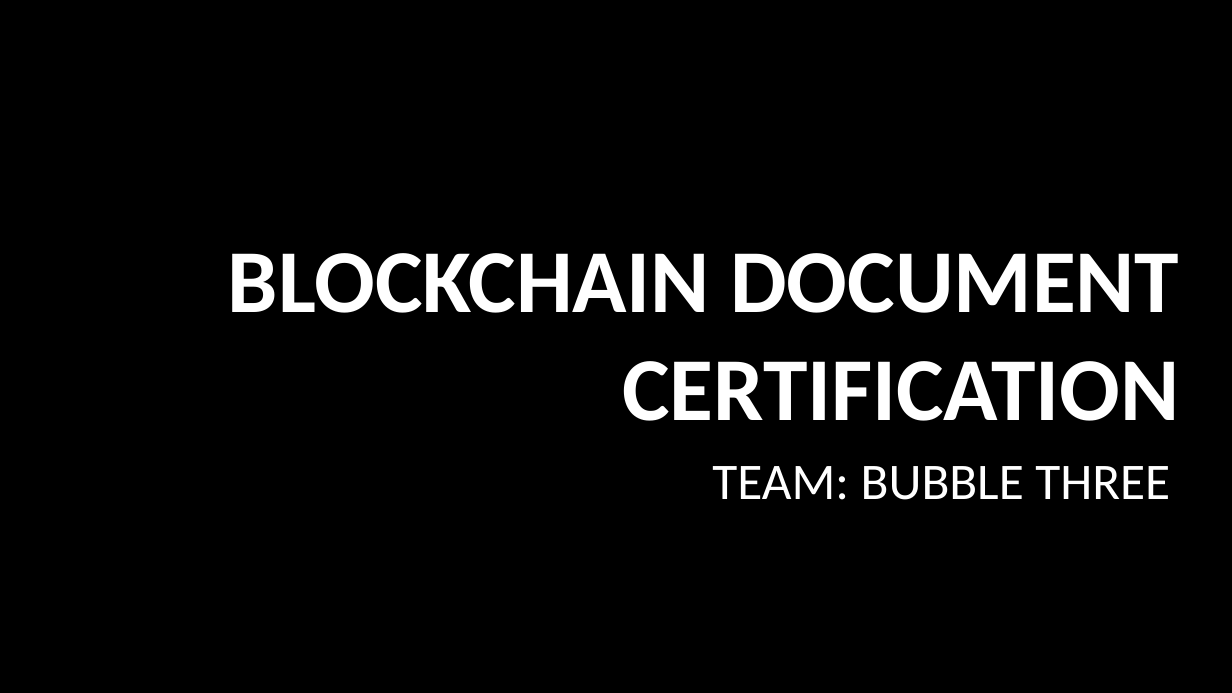
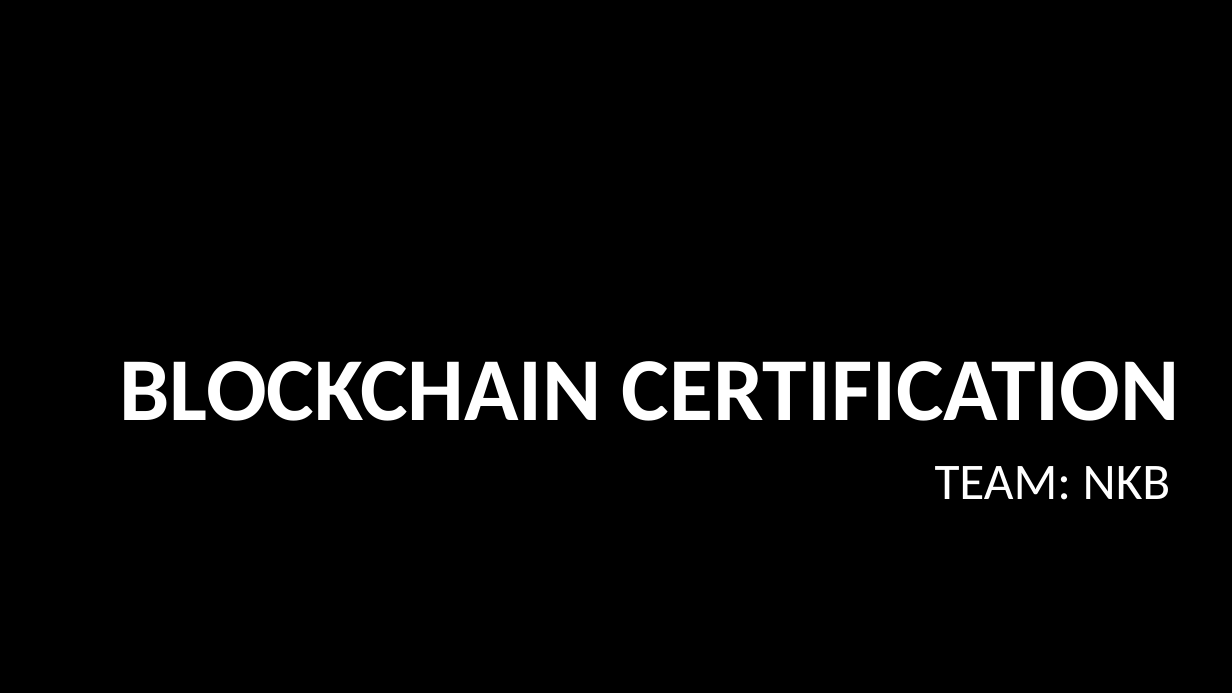
Before and after one commit to usop7/MachoHacks2018, a slide deck: slide 1 of MachoHacks2018.pptx. Drawn at 1232x693 pixels with LibreOffice and Linux fonts; fonts in the diff are those of the drawing; background and template pictures are left out. Boxes give left, top, right and bottom in pixels: in the first picture for what was removed or moved away, otherwise in the second. Text is boxed around its words. In the diff, an @@ line names an element or a change of style, - is before the commit and + after.

```diff
--- a/MachoHacks2018.pptx
+++ b/MachoHacks2018.pptx
@@ title at box(119, 361, 1179, 421): text changed @@
-BLOCKCHAIN DOCUMENT CERTIFICATION
+BLOCKCHAIN CERTIFICATION
@@ subtitle at box(935, 466, 1171, 500): text changed @@
-TEAM: BUBBLE THREE
+TEAM: NKB
```
Also in this commit, not shown: 2 other slides changed, 1 slide added, 1 slide removed.
